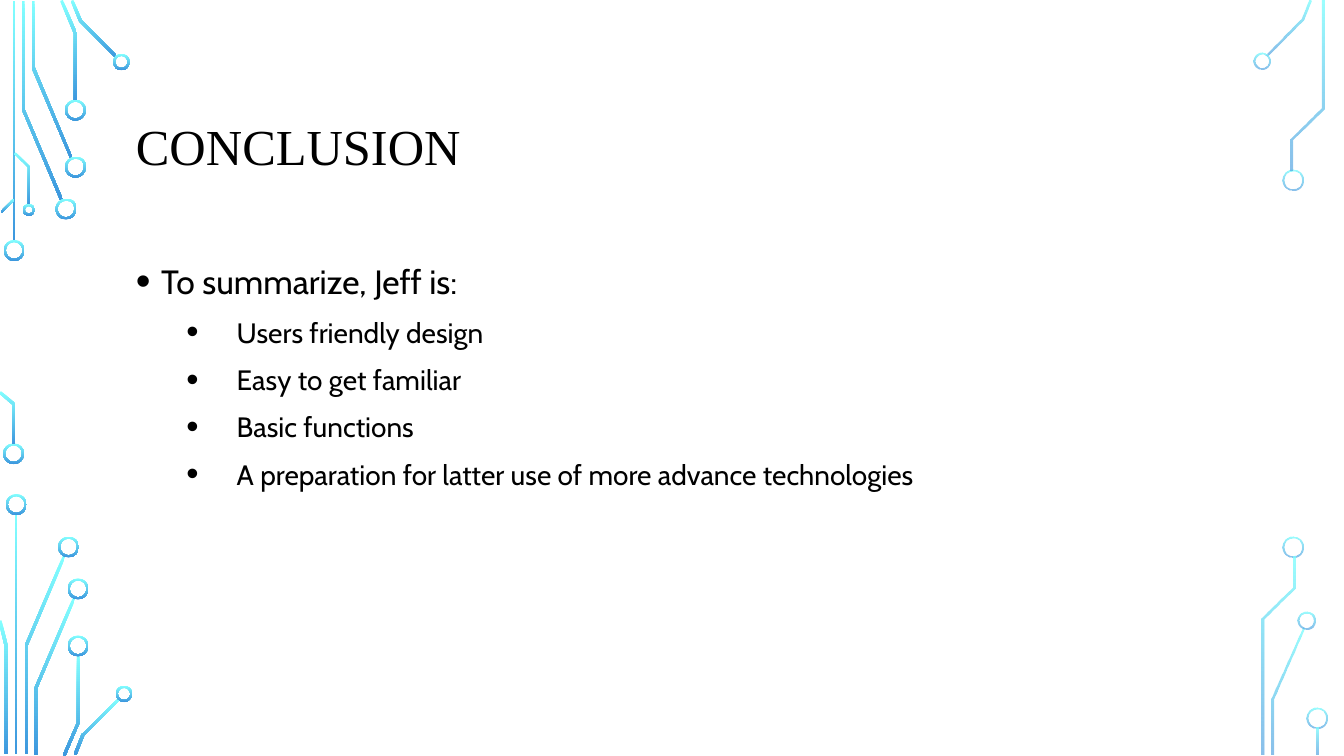
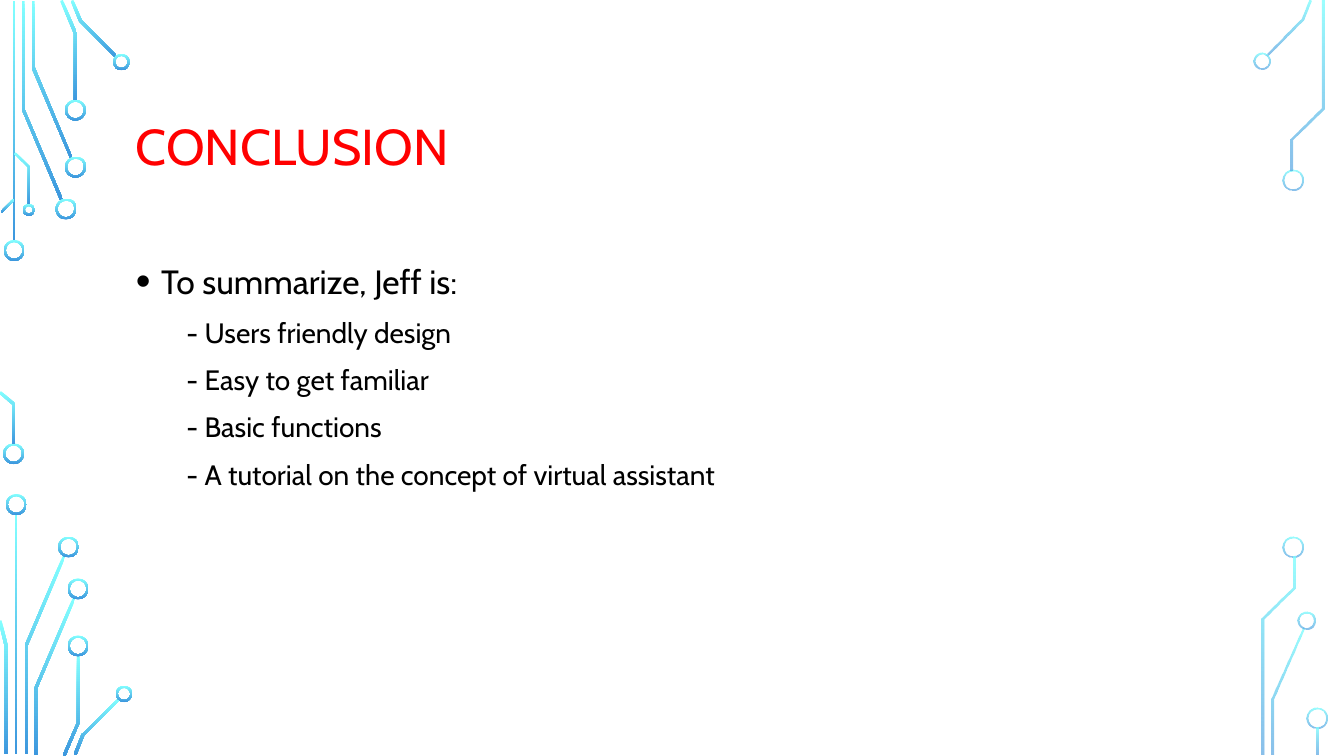
Before and after one commit to VNeseTalkingBush/IIT_asm_3, a slide deck: slide 6 of Group6_IIT_A3_Presentation.pptx. Drawn at 1344x756 pixels with LibreOffice and Linux fonts; fonts in the diff are those of the drawing; background and template pictures are left out. Boxes give left, top, right and bottom in pixels: in the first picture for what was removed or moved away, otherwise in the second. Text is boxed around its words. In the diff, an @@ line names an element or a change of style, - is before the commit and + after.

```diff
--- a/Group6_IIT_A3_Presentation.pptx
+++ b/Group6_IIT_A3_Presentation.pptx
@@ title "CONCLUSION" at (136, 129, 449, 166): font Times New Roman to Cabin, text colour #000000 to #FF0000 @@
@@ text at (205, 322, 715, 491): text changed @@
-  • Users friendly design
-  • Easy to get familiar
-  • Basic functions
-  • A preparation for latter use of more advance technologies
+  - Users friendly design
+  - Easy to get familiar
+  - Basic functions
+  - A tutorial on the concept of virtual assistant
```
Also in this commit, not shown: 5 other slides changed, 1 slide added, 1 slide removed.
